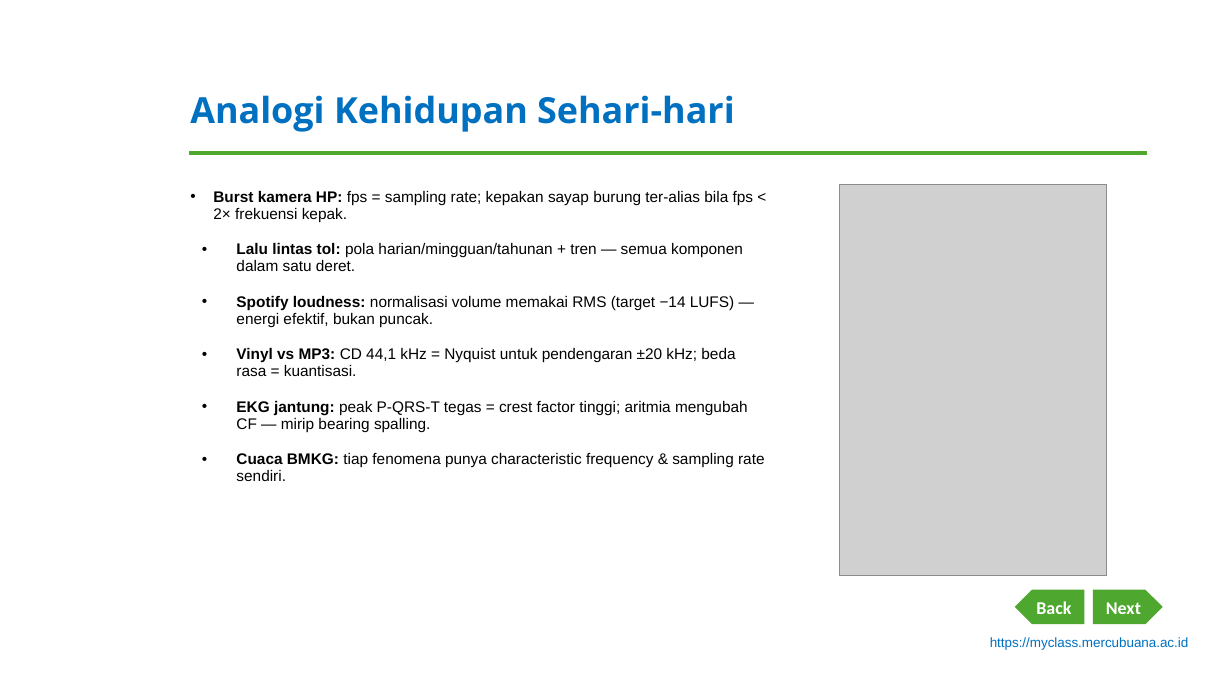
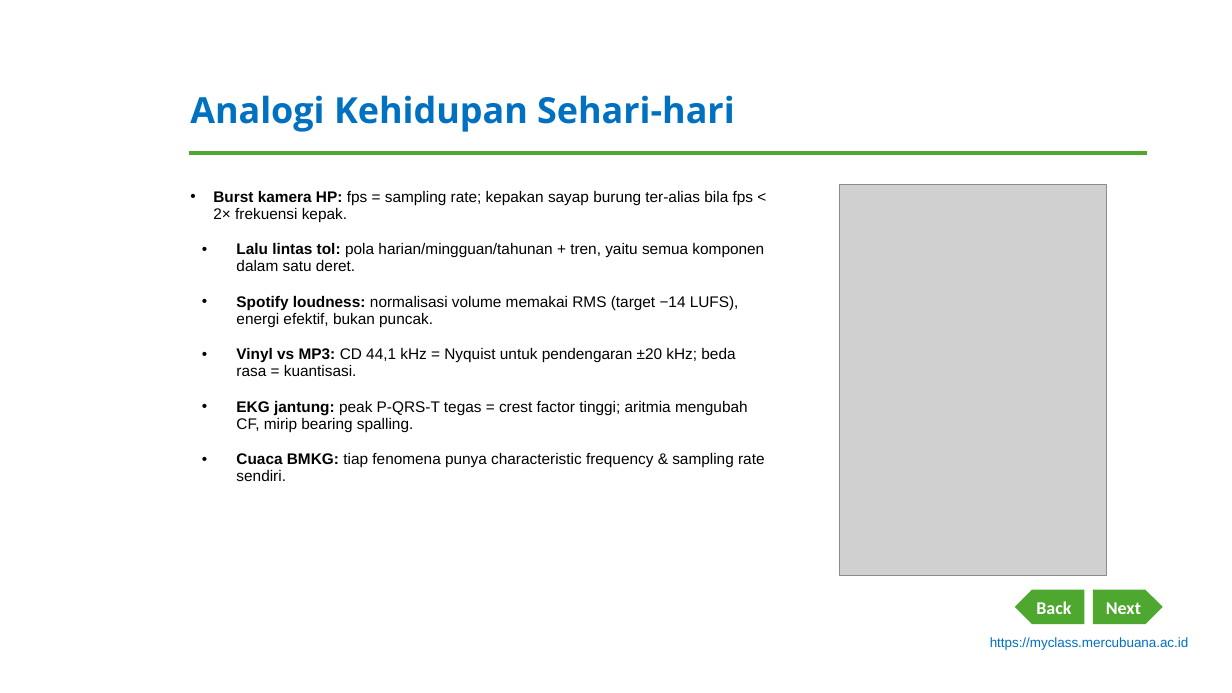
Before and after one commit to dedik-romahadi/Mechanical-Engineering-Courses, a slide deck: slide 7 of Optimalisasi-dan-Automasi/Modul-Word/Modul-1-Pengantar-Time-Series-Data.pptx. Drawn at 1232x693 pixels with LibreOffice and Linux fonts; fonts in the diff are those of the drawing; grey boxes stand for pictures; background and template pictures are left out. Boxes give left, top, right and bottom in pixels: in the first picture for what was removed or moved away, otherwise in the second. Text is boxed around its words. In the diff, an @@ line names an element or a change of style, - is before the commit and + after.

```diff
--- a/Optimalisasi-dan-Automasi/Modul-Word/Modul-1-Pengantar-Time-Series-Data.pptx
+++ b/Optimalisasi-dan-Automasi/Modul-Word/Modul-1-Pengantar-Time-Series-Data.pptx
@@ text at <box>236,243,764,327</box>: text changed @@
-• Lalu lintas tol: pola harian/mingguan/tahunan + tren — semua komponen dalam satu deret.
-• Spotify loudness: normalisasi volume memakai RMS (target −14 LUFS) — energi efektif, bukan puncak.
+• Lalu lintas tol: pola harian/mingguan/tahunan + tren, yaitu semua komponen dalam satu deret.
+• Spotify loudness: normalisasi volume memakai RMS (target −14 LUFS), energi efektif, bukan puncak.
@@ text at <box>236,401,748,432</box>: text changed @@
-• EKG jantung: peak P-QRS-T tegas = crest factor tinggi; aritmia mengubah CF — mirip bearing spalling.
+• EKG jantung: peak P-QRS-T tegas = crest factor tinggi; aritmia mengubah CF, mirip bearing spalling.
```
Also in this commit, not shown: 8 other slides changed, 1 other file.
